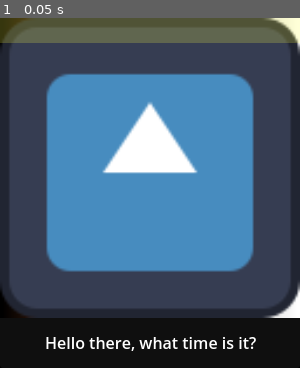
Above: before the commit, frame 1.
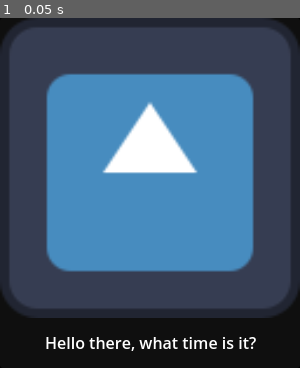
Above: after the commit, the same moment.

Repository: Jyodann/Bittify
Game: Godot game, scene res://Scenes/initialisation.tscn
Two runs of this game, one before a commit and one after it. Both use one fixed random seed, a clock stepped at 60 frames per second and the inputs below. The engine's default icon, where the game draws it, is replaced by a stand-in: a white triangle on a blue panel in a dark square.
Inputs:
- Up to frame 1 (0.05 s): no input

The runs differ from the first frame. In frame 1, 7.5% of the frame differs, in the area x 0-100%, y 0-86%.
Error in both runs: Invalid access to property or key 'error' on a base object of type 'Dictionary'. (res://Scripts/main_player.gd:35)

Commit message:
Added Album Art Transition

Diff:
--- a/godot_src/Scenes/initialisation.tscn
+++ b/godot_src/Scenes/initialisation.tscn
@@ -43,6 +43,7 @@
 layout_mode = 2
 
 [node name="mouse_drag" parent="." instance=ExtResource("2_xho5s")]
+visible = false
 layout_mode = 1
 anchors_preset = 10
 anchor_bottom = 0.0
--- a/godot_src/Scenes/main_player.tscn
+++ b/godot_src/Scenes/main_player.tscn
@@ -1,15 +1,8 @@
-[gd_scene load_steps=6 format=3 uid="uid://cedi8xp8ducfa"]
+[gd_scene load_steps=4 format=3 uid="uid://cedi8xp8ducfa"]
 
 [ext_resource type="Script" path="res://Scripts/main_player.gd" id="1_m6ui3"]
 [ext_resource type="Texture2D" uid="uid://cb5wx3gwcn885" path="res://icon.svg" id="2_ufwm2"]
 [ext_resource type="PackedScene" uid="uid://dhnst0rrc37pj" path="res://Scenes/scrolling_word_component.tscn" id="2_xy54g"]
-
-[sub_resource type="Gradient" id="Gradient_452og"]
-offsets = PackedFloat32Array(0, 0.376238, 0.712871, 1)
-colors = PackedColorArray(0, 0, 0, 1, 0.580392, 0.278431, 0.117647, 1, 0.712871, 0.712871, 0.712871, 1, 1, 1, 1, 1)
-
-[sub_resource type="GradientTexture2D" id="GradientTexture2D_xafjb"]
-gradient = SubResource("Gradient_452og")
 
 [node name="main_player" type="Control"]
 layout_mode = 3
@@ -32,7 +25,6 @@
 offset_bottom = -50.0
 grow_horizontal = 2
 grow_vertical = 2
-texture = SubResource("GradientTexture2D_xafjb")
 expand_mode = 1
 
 [node name="AlbumArt" type="TextureRect" parent="."]
--- a/godot_src/Scripts/main_player.gd
+++ b/godot_src/Scripts/main_player.gd
@@ -62,14 +62,25 @@
 				var art_download = await NetworkRequests.download_album_art(data.cover_art_link)
 
 				if (art_download.success):
-					album_art.texture = art_download.result.texture
-					album_gradient.texture = generate_gradient(art_download.result.raw_image)
+					#album_art.texture = art_download.result.texture
+					var gradient = generate_gradient(art_download.result.raw_image)
+
+					transition_art_texture(album_gradient, "texture" ,gradient)
+
+					transition_art_texture(album_art, "texture" ,art_download.result.texture)
 
 					old_metadata = data
 
 	await get_tree().create_timer(1).timeout
 
 	refresh_song()
+
+
+func transition_art_texture(texture_component: TextureRect, property_to_transit: String, object_to_trasit_to: Variant):
+	var tween = get_tree().create_tween()
+	tween.tween_property(texture_component, "modulate", Color.TRANSPARENT, .5).set_trans(Tween.TRANS_CUBIC)
+	tween.tween_property(texture_component, property_to_transit, object_to_trasit_to, 0)
+	tween.tween_property(texture_component, "modulate", Color.WHITE, .25).set_trans(Tween.TRANS_CUBIC)
 
 func generate_gradient(img: Image) -> GradientTexture2D:
 	var gradient = GradientTexture2D.new()
--- a/godot_src/project.godot
+++ b/godot_src/project.godot
@@ -28,6 +28,7 @@
 
 window/size/viewport_width=300
 window/size/viewport_height=350
+window/size/borderless=true
 
 [internationalization]
 
